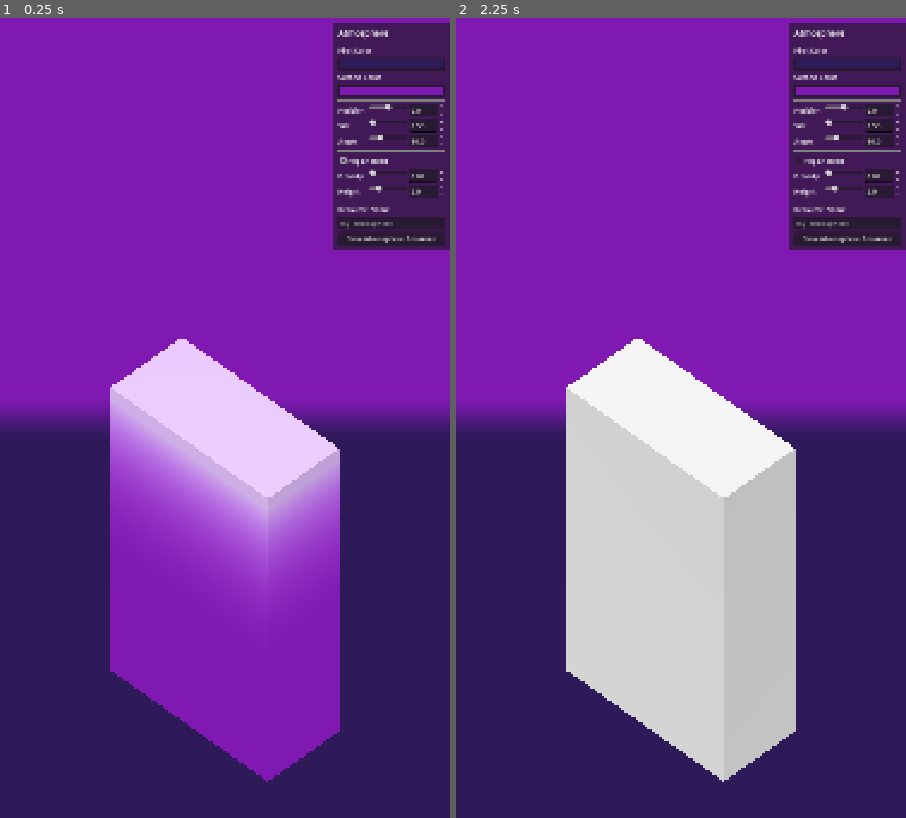
Above: before the commit, frames 1-2 (left to right).
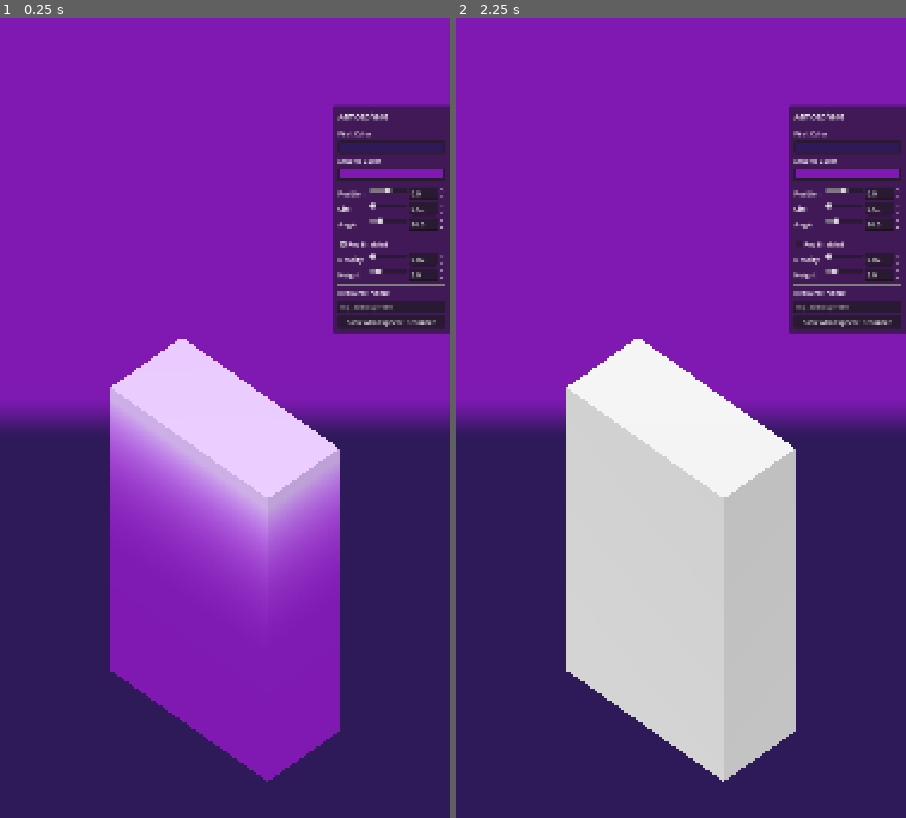
Above: after the commit, the same moments.

Repository: AlbertoHdezCerezo/learn-how-to-minigolf
Game: Godot game, scene res://scenes/level_editor_tools/atmosphere_generator/atmosphere_generator.tscn
The game is run twice, just before and just after one commit, with the same random seed, the same clock (stepped at 60 frames per second) and the same inputs. The project has no main scene, so this scene is started directly.
Inputs:
- Up to frame 1 (0.25 s): no input
- Up to frame 2 (2.25 s): click "Fog Enabled" at 0.5 s; click "Fog Enabled" at 1.25 s; click "Fog Enabled" at 2 s

The runs differ from the first frame. In frame 1, 7.4% of the frame differs, in the area x 74-100%, y 0-40%; in frame 2, 7.3%.

Commit message:
Move atmosphere UI panel below camera UI to avoid overlap (#10)
Co-Authored-By: Claude Opus 4.6 (1M context) <noreply@anthropic.com>

Diff:
--- a/scenes/level_editor_tools/atmosphere_generator/atmosphere_generator_ui/atmosphere_generator_ui.tscn
+++ b/scenes/level_editor_tools/atmosphere_generator/atmosphere_generator_ui/atmosphere_generator_ui.tscn
@@ -11,8 +11,8 @@
 anchor_left = 1.0
 anchor_right = 1.0
 offset_left = -280.0
-offset_top = 10.0
-offset_bottom = 500.0
+offset_top = 210.0
+offset_bottom = 700.0
 grow_horizontal = 0
 
 [node name="SettingsPadding" type="MarginContainer" parent="SettingsPanel"]
